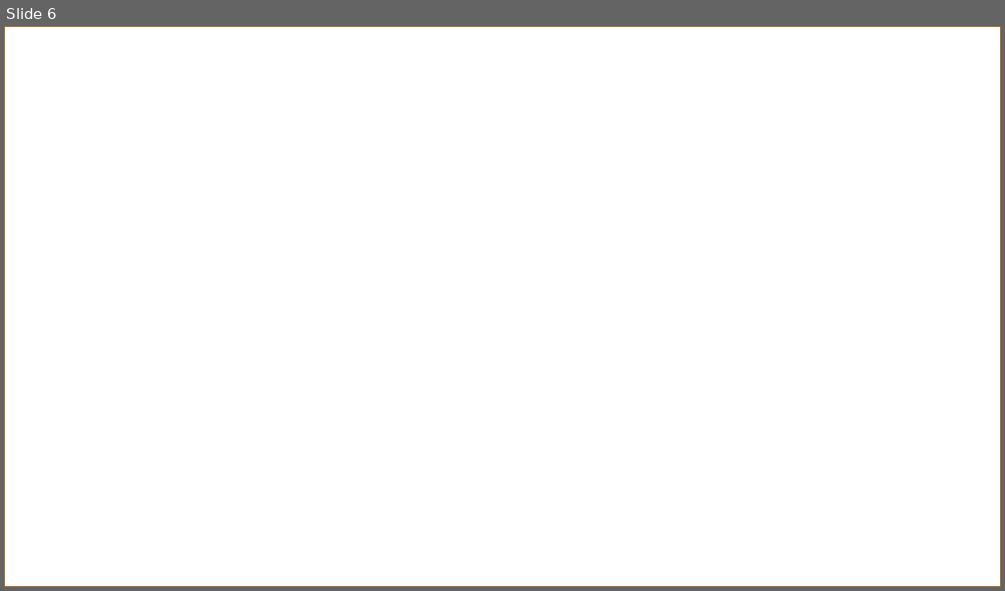
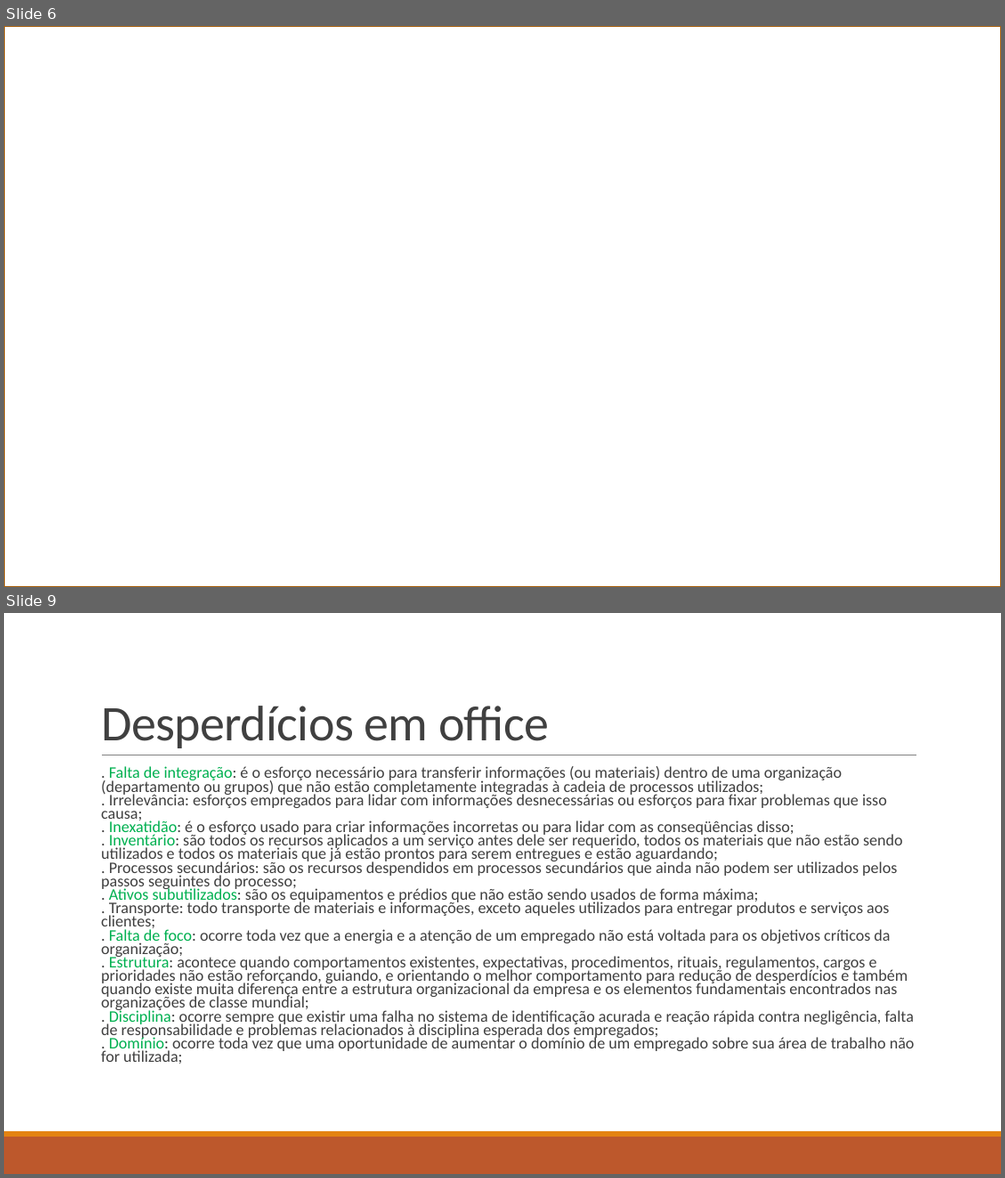
Before and after one commit to ruhansanabria/Puc_Lean2016, a slide deck: Apresentações/TRE DMAIC - Analyze.pptx. Shown one above the other, each under a label of ours: slide 6 before the commit, slides 6 and 9 after it; the slides between them are not shown. The pictures are 1005x591 and 1005x1178 pixels, drawn with LibreOffice and Linux fonts; fonts in the diff are those of the drawing; background and template pictures are left out. Boxes give left, top, right and bottom in pixels: in the first picture for what was removed or moved away, otherwise in the second. Text is boxed around its words. In the diff, an @@ line names an element or a change of style, - is before the commit and + after.

```diff
--- a/Apresentações/TRE DMAIC - Analyze.pptx
+++ b/Apresentações/TRE DMAIC - Analyze.pptx
@@ slide 9 added at bbox=[4, 613, 1001, 1174], background #FFFFFF; not listed: 2 template elements that a slide beside it also shows @@
@@ title added at bbox=[101, 706, 549, 748], 48 pt, text #404040 @@
+Desperdícios em office
@@ text added at bbox=[101, 766, 914, 1063], 15.5 pt, text #404040 @@
+  . Falta de integração: é o esforço necessário para transferir informações (ou materiais) dentro de uma organização (departamento ou grupos) que não estão completamente integradas à cadeia de processos utilizados;
+  . Irrelevância: esforços empregados para lidar com informações desnecessárias ou esforços para fixar problemas que isso causa;
+  . Inexatidão: é o esforço usado para criar informações incorretas ou para lidar com as conseqüências disso;
+  . Inventário: são todos os recursos aplicados a um serviço antes dele ser requerido, todos os materiais que não estão sendo utilizados e todos os materiais que já estão prontos para serem entregues e estão aguardando;
+  . Processos secundários: são os recursos despendidos em processos secundários que ainda não podem ser utilizados pelos passos seguintes do processo;
+  . Ativos subutilizados: são os equipamentos e prédios que não estão sendo usados de forma máxima;
+  . Transporte: todo transporte de materiais e informações, exceto aqueles utilizados para entregar produtos e serviços aos clientes;
+  . Falta de foco: ocorre toda vez que a energia e a atenção de um empregado não está voltada para os objetivos críticos da organização;
+  . Estrutura: acontece quando comportamentos existentes, expectativas, procedimentos, rituais, regulamentos, cargos e prioridades não estão reforçando, guiando, e orientando o melhor comportamento para redução de desperdícios e também quando existe muita diferença entre a estrutura organizacional da empresa e os elementos fundamentais encontrados nas organizações de classe mundial;
+  . Disciplina: ocorre sempre que existir uma falha no sistema de identificação acurada e reação rápida contra negligência, falta de responsabilidade e problemas relacionados à disciplina esperada dos empregados;
+  . Domínio: ocorre toda vez que uma oportunidade de aumentar o domínio de um empregado sobre sua área de trabalho não for utilizada;
@@ line added from (102, 755) to (917, 755), #808080 0.5 pt @@
```
Also in this commit, not shown: 7 slides changed, 2 other slides added, 8 other files.
